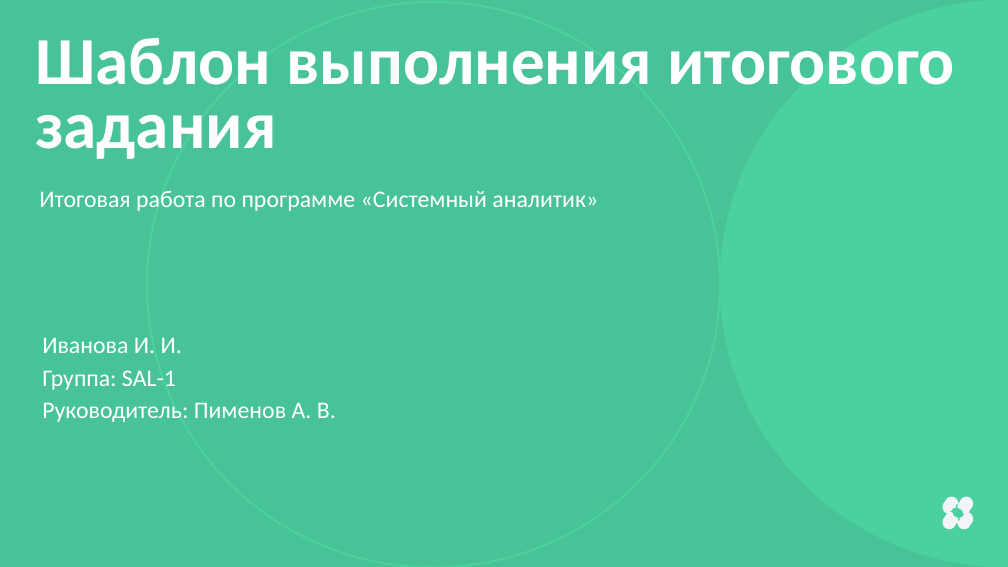
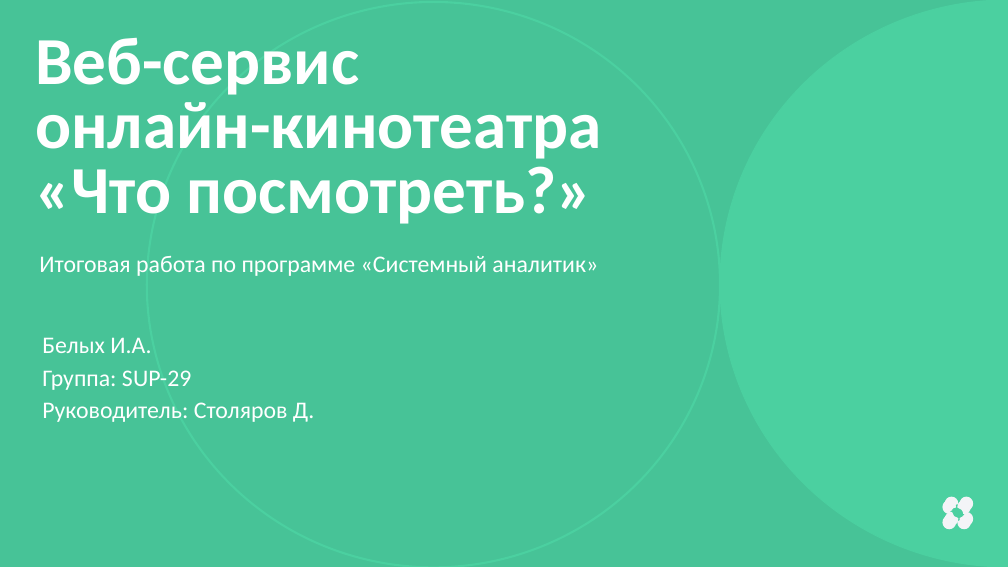
Before and after one commit to andlargesoda/WTW-platform, a slide deck: slide 1 of 06_Презентация/WTW-platform_v1.0.pptx. Drawn at 1008x567 pixels with LibreOffice and Linux fonts; fonts in the diff are those of the drawing. Boxes give left, top, right and bottom in pixels: in the first picture for what was removed or moved away, otherwise in the second. Text is boxed around its words. In the diff, an @@ line names an element or a change of style, - is before the commit and + after.

```diff
--- a/06_Презентация/WTW-platform_v1.0.pptx
+++ b/06_Презентация/WTW-platform_v1.0.pptx
@@ text at <box>35,38,602,224</box>: text changed @@
-Шаблон выполнения итогового задания
+Веб-сервис
+онлайн-кинотеатра
+«Что посмотреть?»
@@ text at <box>42,337,314,422</box>: text changed @@
-Иванова И. И.
-Группа: SAL-1
-Руководитель: Пименов А. В.
+Белых И.А.
+Группа: SUP-29
+Руководитель: Столяров Д.
```
Also in this commit, not shown: 4 other slides changed, 10 slides added, 2 slides removed, 10 other files.
